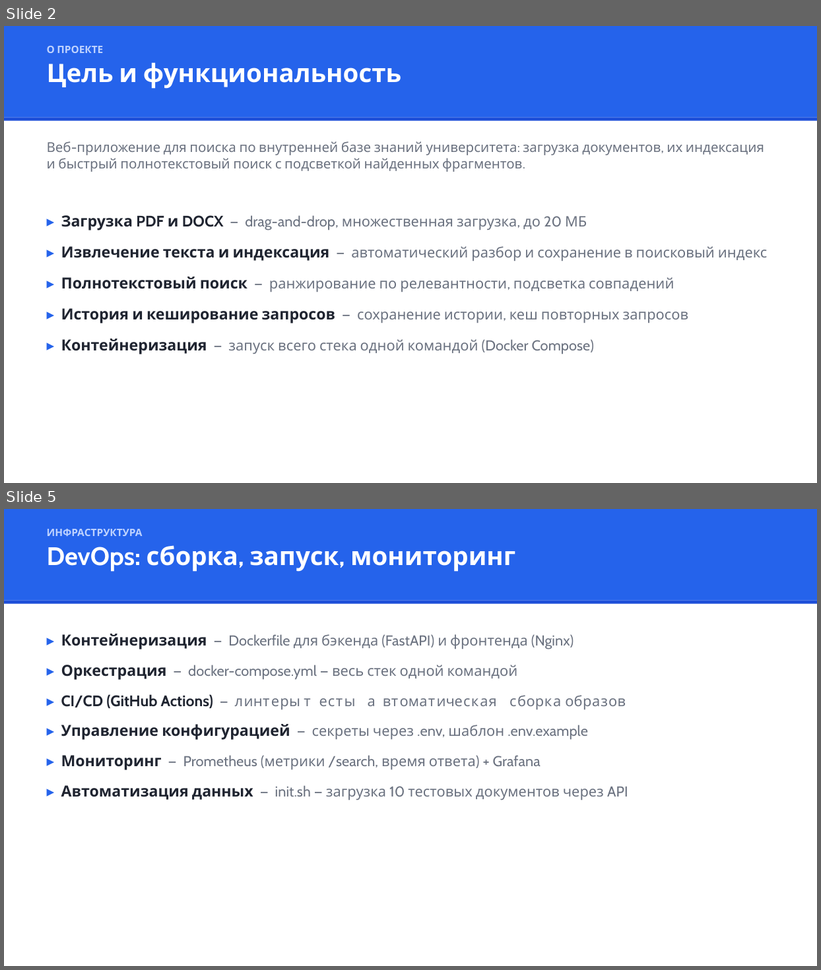
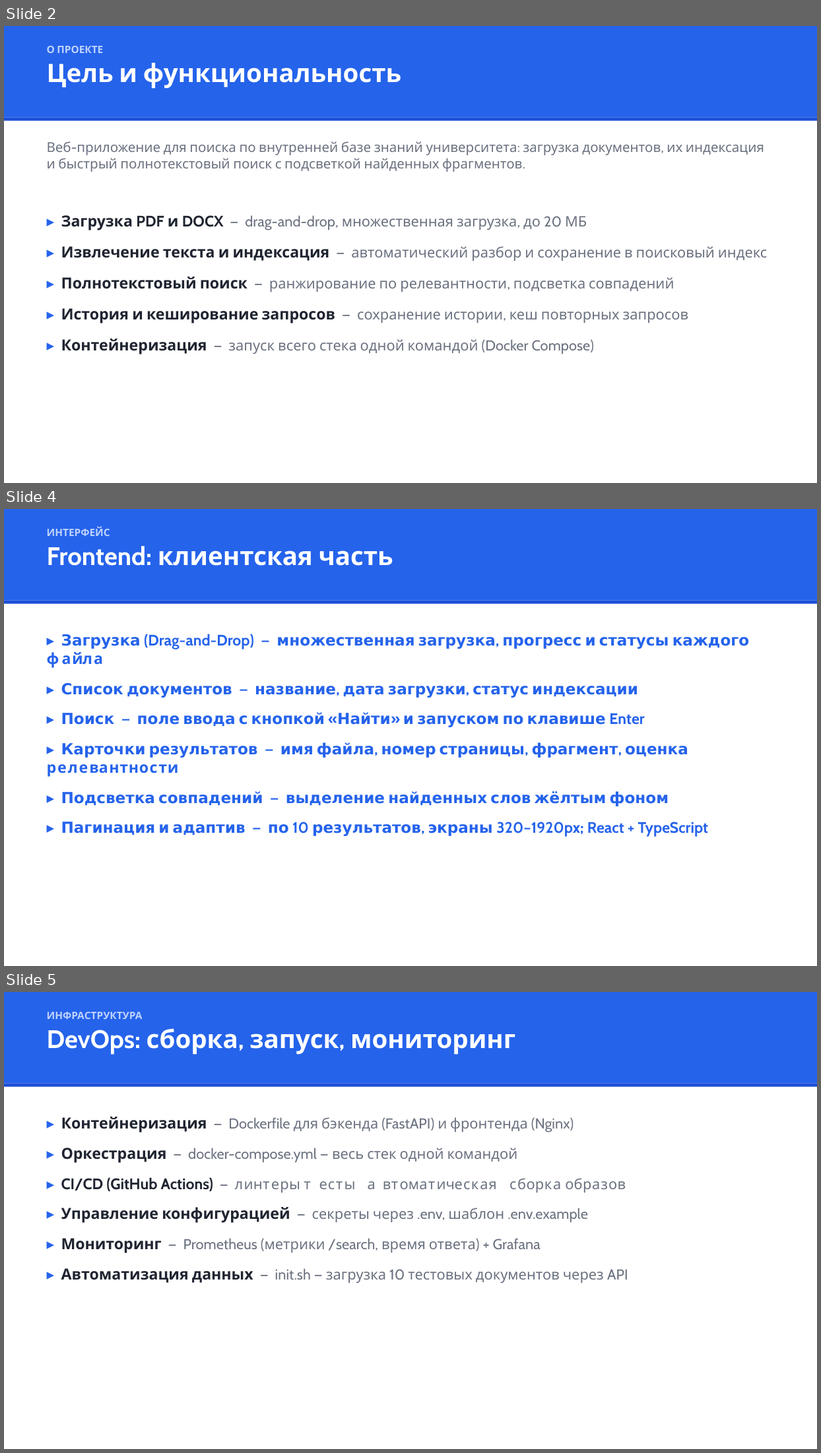
Before and after one commit to JeTsEt627/Fieldwork.-2-nd-year-BPI2403, a slide deck: Презентация проекта.pptx. Shown one above the other, each under a label of ours: slides 2 and 5 before the commit, slides 2, 4 and 5 after it; the slides between them are not shown. The pictures are 821x970 and 821x1453 pixels, drawn with LibreOffice and Linux fonts; fonts in the diff are those of the drawing. Boxes give left, top, right and bottom in pixels: in the first picture for what was removed or moved away, otherwise in the second. Text is boxed around its words. In the diff, an @@ line names an element or a change of style, - is before the commit and + after.

```diff
--- a/Презентация проекта.pptx
+++ b/Презентация проекта.pptx
@@ slide 4 added at [4,509,817,966], background #FFFFFF @@
@@ rectangle added at [4,509,817,601], fill #2563EB @@
@@ text added at [47,527,393,566], 30 pt, text #FFFFFF, bold @@
+ИНТЕРФЕЙС
+Frontend: клиентская часть
@@ rectangle added at [4,601,817,604], fill #1D4ED8 @@
@@ text added at [47,634,750,837], 18 pt, text #2563EB, bold @@
+▸ Загрузка (Drag-and-Drop) — множественная загрузка, прогресс и статусы каждого файла
+▸ Список документов — название, дата загрузки, статус индексации
+▸ Поиск — поле ввода с кнопкой «Найти» и запуском по клавише Enter
+▸ Карточки результатов — имя файла, номер страницы, фрагмент, оценка релевантности
+▸ Подсветка совпадений — выделение найденных слов жёлтым фоном
+▸ Пагинация и адаптив — по 10 результатов, экраны 320–1920px; React + TypeScript
```
Also in this commit, not shown: 1 slide changed, 1 slide removed, 5 other files.
